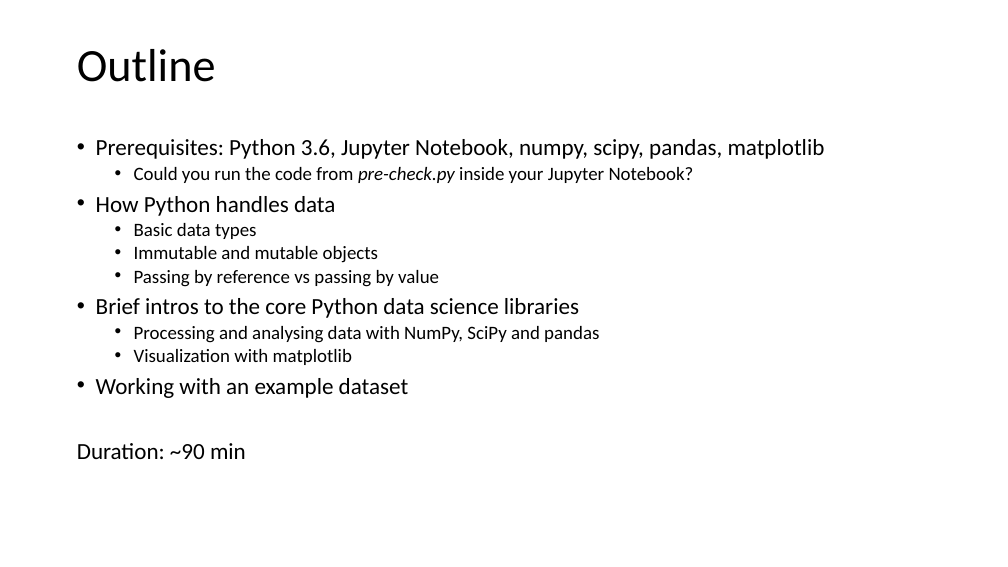
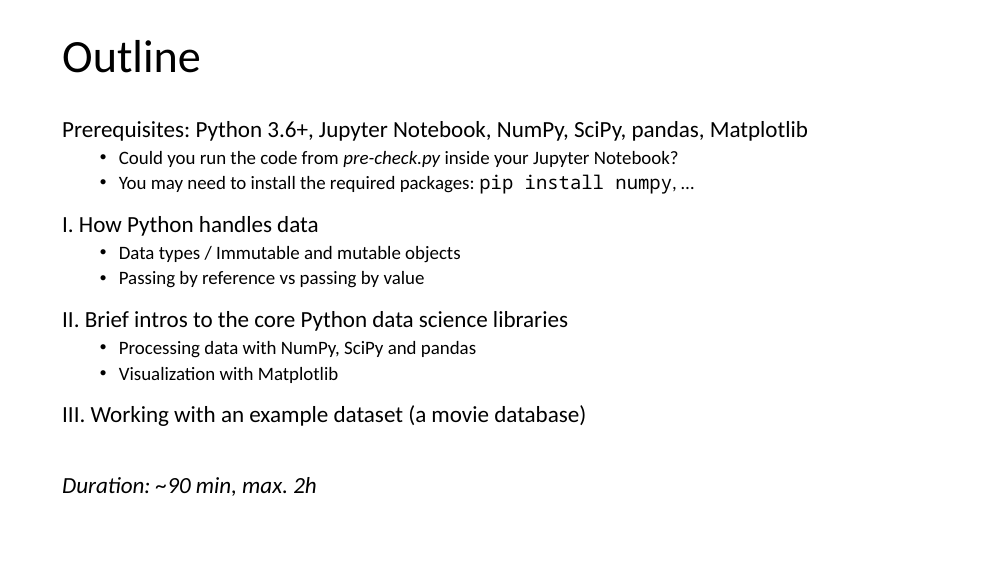
Before and after one commit to btitze/python-course, a slide deck: slide 2 of data_handling_and_analysis/Python Workshop - Data Handling and Analysis.pptx. Drawn at 1008x567 pixels with LibreOffice and Linux fonts; fonts in the diff are those of the drawing. Boxes give left, top, right and bottom in pixels: in the first picture for what was removed or moved away, otherwise in the second. Text is boxed around its words. In the diff, an @@ line names an element or a change of style, - is before the commit and + after.

Commit message:
Update presentation and move csv files to data subfolder

```diff
--- a/data_handling_and_analysis/Python Workshop - Data Handling and Analysis.pptx
+++ b/data_handling_and_analysis/Python Workshop - Data Handling and Analysis.pptx
@@ title "Outline": place and size @@
-title "Outline" at bbox=[77, 49, 216, 82]
+title "Outline" at bbox=[62, 40, 201, 73]
@@ text "Prerequisites: Python 3.6+, Jupyter Notebook, ...": place and size @@
-text "Prerequisites: Python 3.6+, Jupyter Notebook, ..." at bbox=[77, 139, 825, 459]
+text "Prerequisites: Python 3.6+, Jupyter Notebook, ..." at bbox=[62, 121, 808, 496]
@@ text at bbox=[62, 121, 808, 141]: text changed @@
-• Prerequisites: Python 3.6, Jupyter Notebook, numpy, scipy, pandas, matplotlib
+Prerequisites: Python 3.6+, Jupyter Notebook, NumPy, SciPy, pandas, Matplotlib
@@ text at bbox=[62, 174, 676, 263]: text changed @@
-• How Python handles data
-  • Basic data types
-  • Immutable and mutable objects
+  • You may need to install the required packages: pip install numpy, …
+I. How Python handles data
+  • Data types / Immutable and mutable objects
@@ text at bbox=[119, 151, 679, 288]: line spacing 0.8 to 0.9 @@
@@ text at bbox=[62, 311, 586, 496]: text changed @@
-• Brief intros to the core Python data science libraries
-  • Processing and analysing data with NumPy, SciPy and pandas
-  • Visualization with matplotlib
-• Working with an example dataset
-Duration: ~90 min
+II. Brief intros to the core Python data science libraries
+  • Processing data with NumPy, SciPy and pandas
+  • Visualization with Matplotlib
+III. Working with an example dataset (a movie database)
+Duration: ~90 min, max. 2h
```
Also in this commit, not shown: 9 other slides changed, 4 other files.
